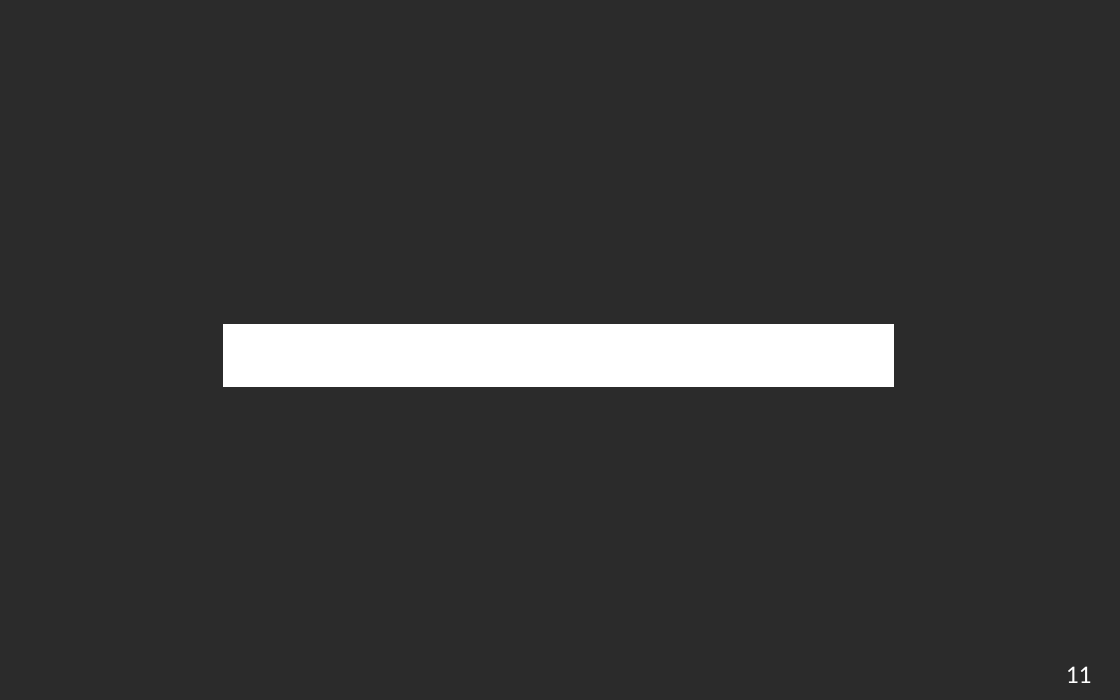
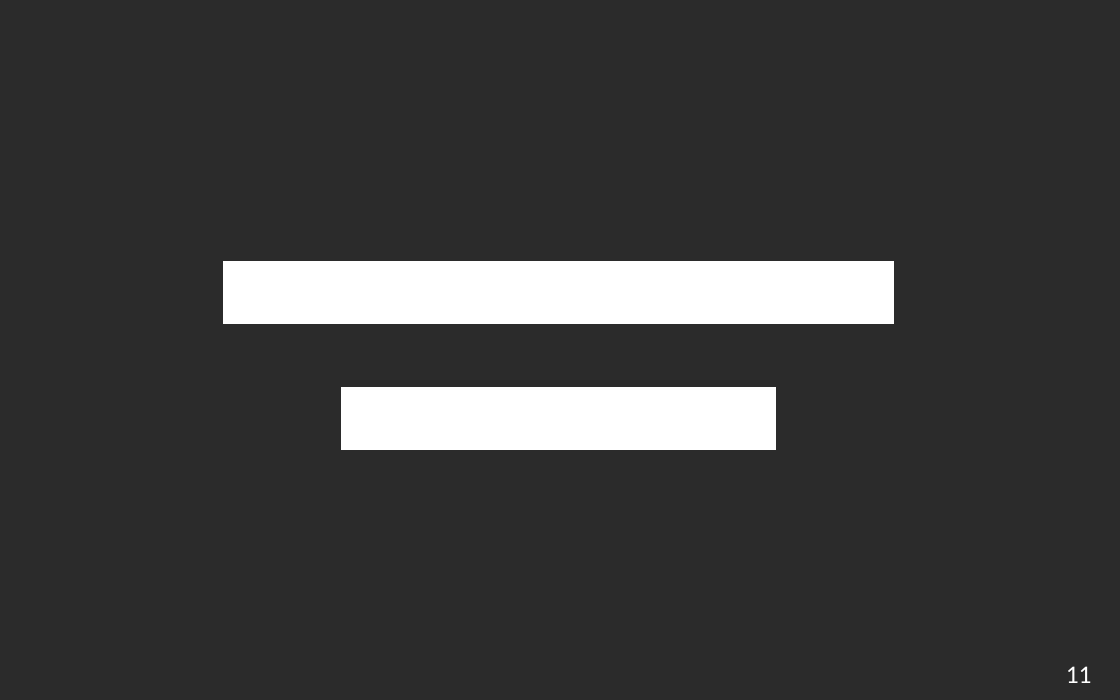
Before and after one commit to edri/EasyGoing, a slide deck: slide 12 of doc/other/presentation_intermediaire/presentation_intermediaire.odp. Drawn at 1120x700 pixels with LibreOffice and Linux fonts; fonts in the diff are those of the drawing; background and template pictures are left out; a plain dark background stands for a picture behind light text. Boxes give left, top, right and bottom in pixels: in the first picture for what was removed or moved away, otherwise in the second. Text is boxed around its words. In the diff, an @@ line names an element or a change of style, - is before the commit and + after.

```diff
--- a/doc/other/presentation_intermediaire/presentation_intermediaire.odp
+++ b/doc/other/presentation_intermediaire/presentation_intermediaire.odp
@@ title at <box>223,261,862,450</box>: text changed @@
-Merci pour votre attention !
+Merci pour votre attention !
+Place à la démo !
```
Also in this commit, not shown: 1 other slide changed, 2 other files.
